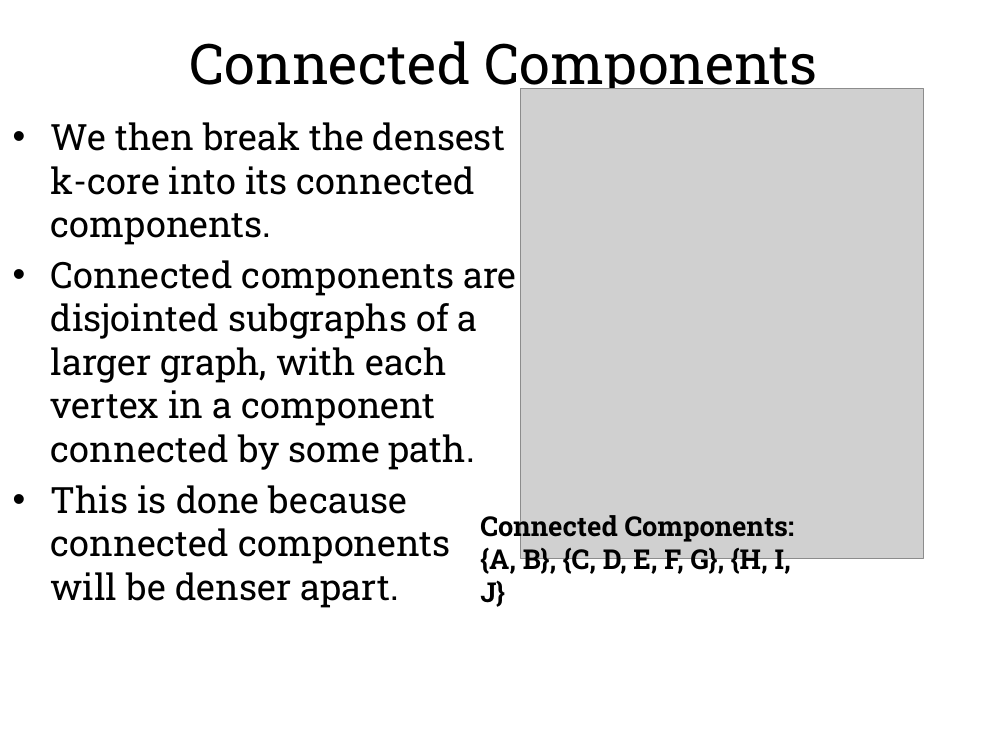
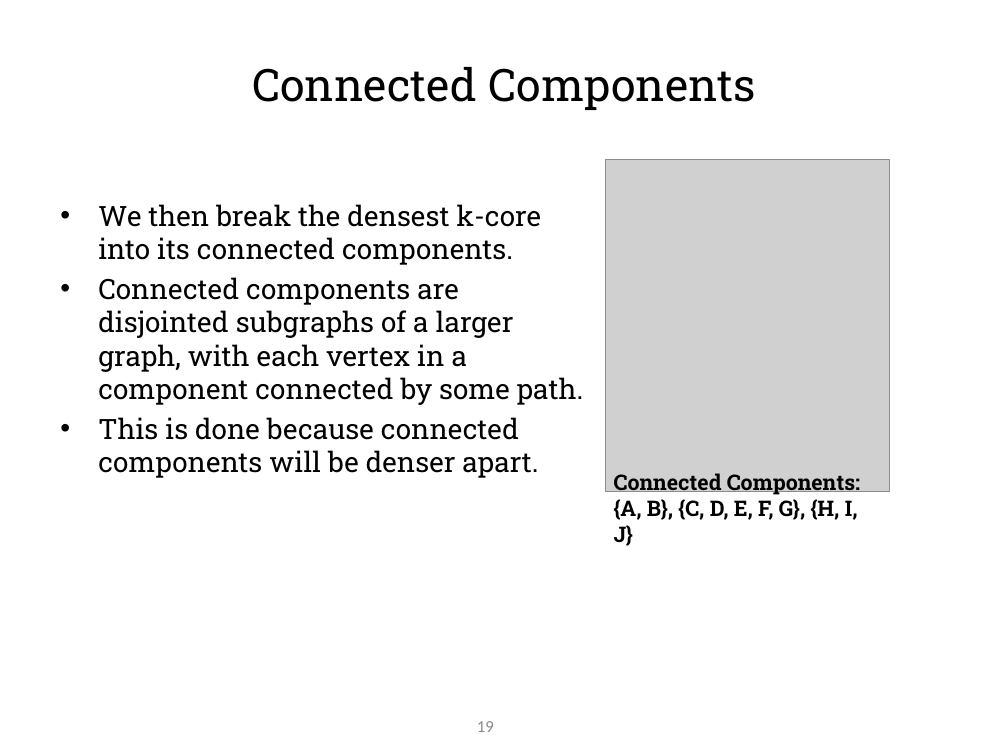
Before and after one commit to hgareau/DensestSubgraphDiscovery, a slide deck: slide 20 of Thesis Defense Presentation.pptx. Drawn at 1008x756 pixels with LibreOffice and Linux fonts; fonts in the diff are those of the drawing; grey boxes stand for pictures; background and template pictures are left out. Boxes give left, top, right and bottom in pixels: in the first picture for what was removed or moved away, otherwise in the second. Text is boxed around its words. In the diff, an @@ line names an element or a change of style, - is before the commit and + after.

Commit message:
Further format changes.

```diff
--- a/Thesis Defense Presentation.pptx
+++ b/Thesis Defense Presentation.pptx
@@ text "Connected Components": place and size @@
-text "Connected Components" at (190,41,818,98)
+text "Connected Components" at (252,67,756,110)
@@ text "Connected Components" at (252,67,756,110): size 40 to 32 pt @@
@@ picture: place and size @@
-picture at (521,89,923,559)
+picture at (606,159,890,491)
@@ text "We then break the densest ...": place and size @@
-text "We then break the densest ..." at (51,122,517,608)
+text "We then break the densest ..." at (98,204,584,478)
@@ text "We then break the densest ..." at (98,204,584,478): size 25.9 to 20 pt; less space between paragraphs @@
@@ text "Connected Components: {A, B}, {C, ...": place and size @@
-text "Connected Components: {A, B}, {C, ..." at (480,511,795,607)
+text "Connected Components: {A, B}, {C, ..." at (614,473,860,546)
@@ text "Connected Components: {A, B}, {C, ..." at (614,473,860,546): size 19.6 to 15.4 pt @@
@@ page number: place and size @@
-page number at (17,680,110,748)
+page number at (477,721,494,732)
@@ page number at (477,721,494,732): size 28 to 12 pt, font Roboto Slab to Calibri, text colour #FFFFFF to #8C8C8C, bold off; alignment left to right; less space between paragraphs; vertical alignment top to middle @@
```
Also in this commit, not shown: 45 other slides changed, 1 slide added, 1 slide removed.
